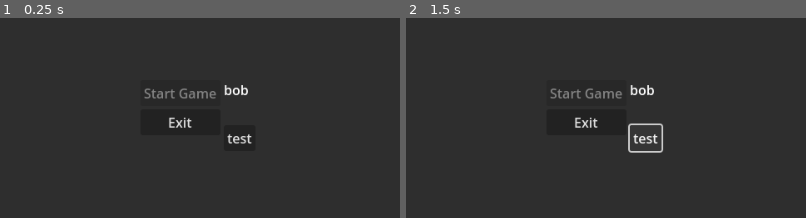
Above: before the commit, frames 1-2 (left to right).
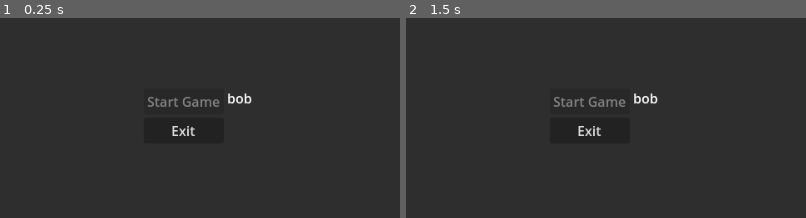
Above: after the commit, the same moments.

Repository: Hanekawa-chan/chess
Game: Godot game, scene res://scenes/lobby.tscn
The game is run twice, just before and just after one commit, with the same random seed, the same clock (stepped at 60 frames per second) and the same inputs. This scene is started directly instead of the project's main scene.
Inputs (mouse positions are % of the whole screen's width and height, from its top left):
- Up to frame 1 (0.25 s): no input
- Up to frame 2 (1.5 s): click (55, 56) at 0.5 s, where only the run before the commit has a clickable "test"; click (55, 56) at 1.25 s, where only the run before the commit has a clickable "test"
The pictures show only the part of the screen within x 25-75%, y 26-76%; the shares and areas given below are measured in that part.

The runs differ from the first frame. In frame 1, 1.7% of the frame differs, in the area x 36-63%, y 33-63%; in frame 2, 2.0%, in the area x 36-65%, y 33-68%.

Commit message:
added returning to lobby if client disconnected

Diff:
--- a/project.godot
+++ b/project.godot
@@ -25,7 +25,6 @@
 window/size/viewport_width=960
 window/size/viewport_height=480
 window/stretch/mode="viewport"
-window/stretch/aspect="expand"
 
 [dotnet]
 
--- a/scenes/lobby.tscn
+++ b/scenes/lobby.tscn
@@ -49,9 +49,3 @@
 [node name="ClientName" type="Label" parent="PanelContainer/CenterContainer/HBoxContainer/PlayerList"]
 unique_name_in_owner = true
 layout_mode = 2
-
-[node name="Button" type="Button" parent="PanelContainer/CenterContainer/HBoxContainer/PlayerList"]
-layout_mode = 2
-text = "test"
-
-[connection signal="button_down" from="PanelContainer/CenterContainer/HBoxContainer/PlayerList/Button" to="." method="_on_button_button_down"]
--- a/scripts/main_menu.gd
+++ b/scripts/main_menu.gd
@@ -4,10 +4,11 @@
 @onready var enter_lobby_button = %EnterLobbyButton
 @onready var create_lobby_button = %CreateLobbyButton
 @onready var address_edit = %AddressEdit
-const POPUP = preload("res://scenes/popup.tscn")
 @onready var current_name = %CurrentName
 @onready var name_edit = %NameEdit
 @onready var change_name_button = %ChangeNameButton
+const POPUP = preload("uid://jvgunv5ppmuc")
+const LOBBY = preload("uid://8cvj5dv8dxvs")
 
 # Called when the node enters the scene tree for the first time.
 func _ready():
@@ -34,7 +35,7 @@
 
 func _create_lobby():
 	MultiplayerManager.become_host()
-	get_tree().change_scene_to_file("res://scenes/lobby.tscn")
+	get_tree().change_scene_to_file(LOBBY.resource_path)
 
 
 func _on_button_button_down():
--- a/scripts/multiplayer_manager.gd
+++ b/scripts/multiplayer_manager.gd
@@ -3,6 +3,9 @@
 signal players_count_changed(count: int)
 signal client_name_changed(name: String)
 signal host_name_changed(name: String)
+const GAME = preload("uid://bv8trog1nw6qp")
+const LOBBY = preload("uid://8cvj5dv8dxvs")
+const MAIN_MENU = preload("uid://eleimwoxt82l")
 
 const server_port = 9002
 var server_ip = "127.0.0.1"
@@ -59,7 +62,7 @@
 
 func _return_to_main_menu():
 	print("returning to main menu")
-	get_tree().change_scene_to_file("res://scenes/main_menu.tscn")
+	get_tree().change_scene_to_file(MAIN_MENU.resource_path)
 
 func _force_return_to_main_menu():
 	_return_to_main_menu()
@@ -81,11 +84,13 @@
 	players_count_changed.emit(players_count)
 	client_name = ""
 	client_name_changed.emit("")
+	if get_tree().current_scene.name == "Game":
+		get_tree().change_scene_to_file(LOBBY.resource_path)
 
 @rpc("any_peer", "call_remote", "reliable")
 func switch_scene():
 	print("switch scene", " peer ", multiplayer.get_unique_id())
-	get_tree().change_scene_to_file("res://scenes/lobby.tscn")
+	get_tree().change_scene_to_file(LOBBY.resource_path)
 
 @rpc("any_peer", "call_local", "reliable")
 func set_host_name(_name: String):
